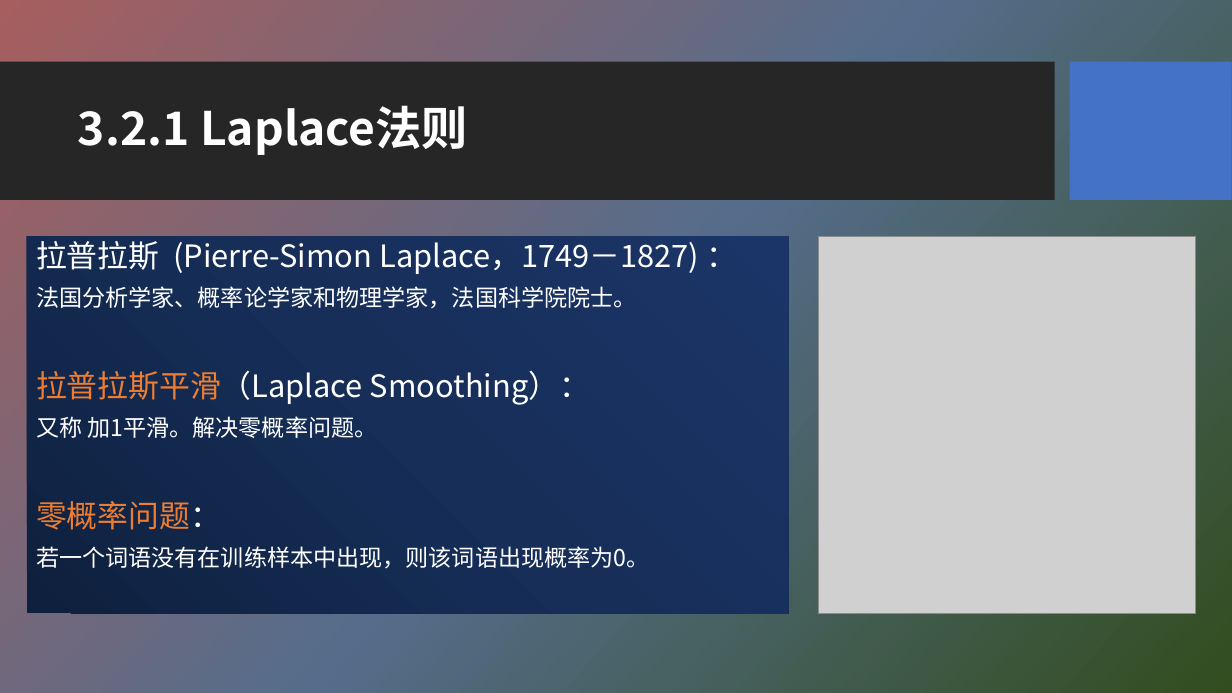
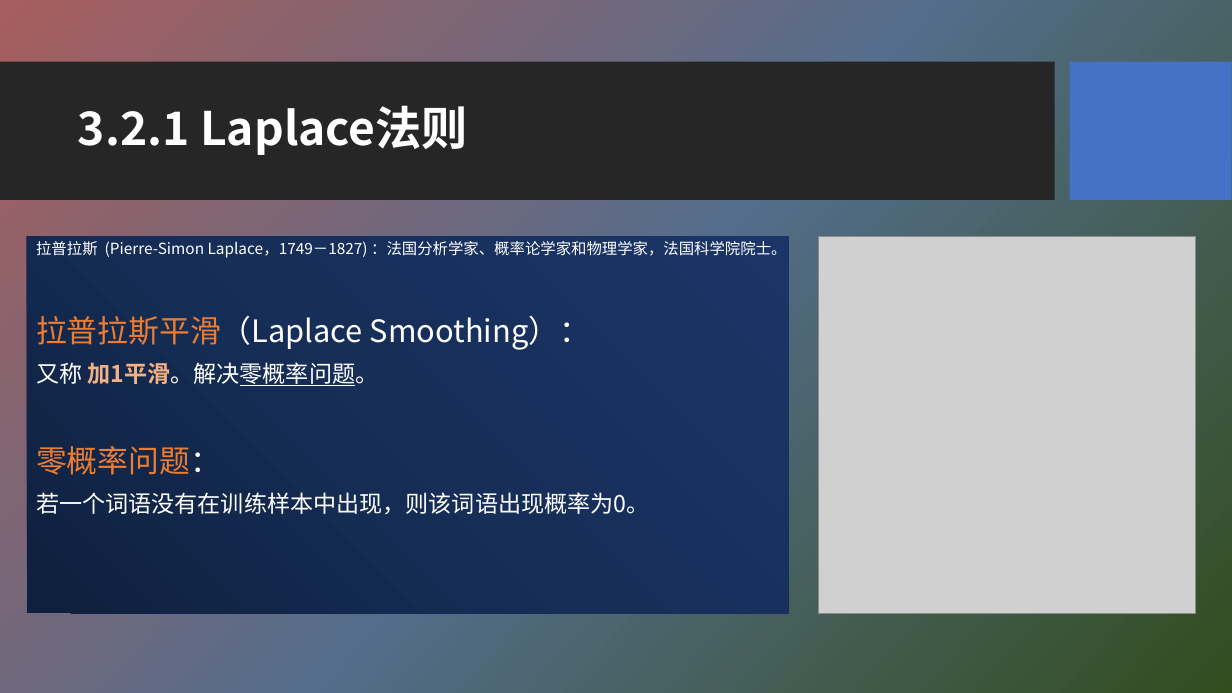
Before and after one commit to HBU/NLP_PPT, a slide deck: slide 12 of PPT-2020/ch03 n元语法模型.pptx. Drawn at 1232x693 pixels with LibreOffice and Linux fonts; fonts in the diff are those of the drawing; grey boxes stand for pictures; background and template pictures are left out. Boxes give left, top, right and bottom in pixels: in the first picture for what was removed or moved away, otherwise in the second. Text is boxed around its words. In the diff, an @@ line names an element or a change of style, - is before the commit and + after.

```diff
--- a/PPT-2020/ch03 n元语法模型.pptx
+++ b/PPT-2020/ch03 n元语法模型.pptx
@@ text at (36,241,786,258): text changed; size 24 to 12 pt @@
-拉普拉斯 (Pierre-Simon Laplace，1749－1827) ：
-法国分析学家、概率论学家和物理学家，法国科学院院士。
+拉普拉斯 (Pierre-Simon Laplace，1749－1827) ：法国分析学家、概率论学家和物理学家，法国科学院院士。
@@ text at (36,362,378,386): text colour #FFFFFF to #F4B183, bold on, underline on in "加1平滑。解决零概率问题。" @@
```
Also in this commit, not shown: 16 other slides changed, 1 slide removed.
